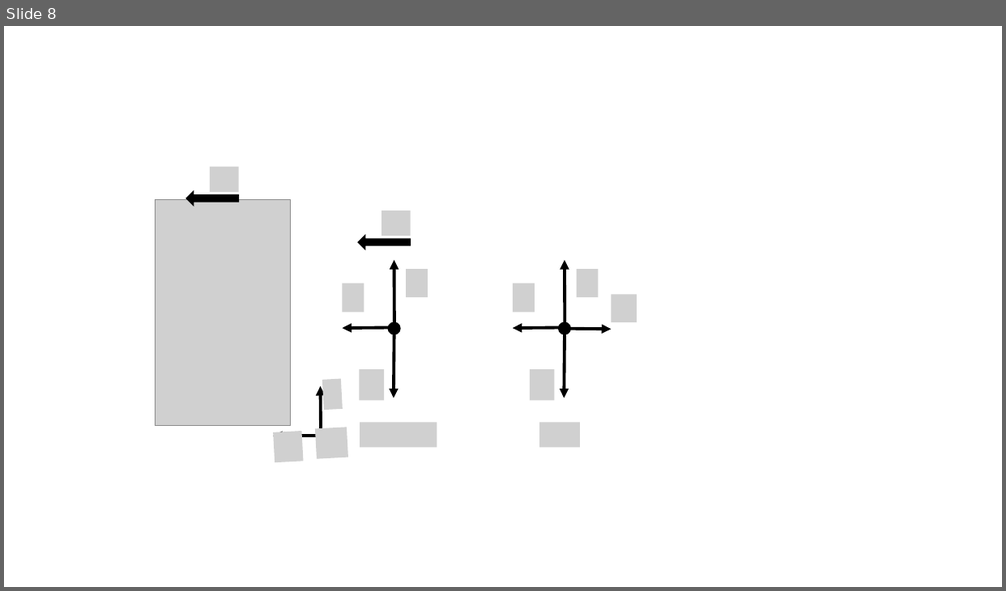
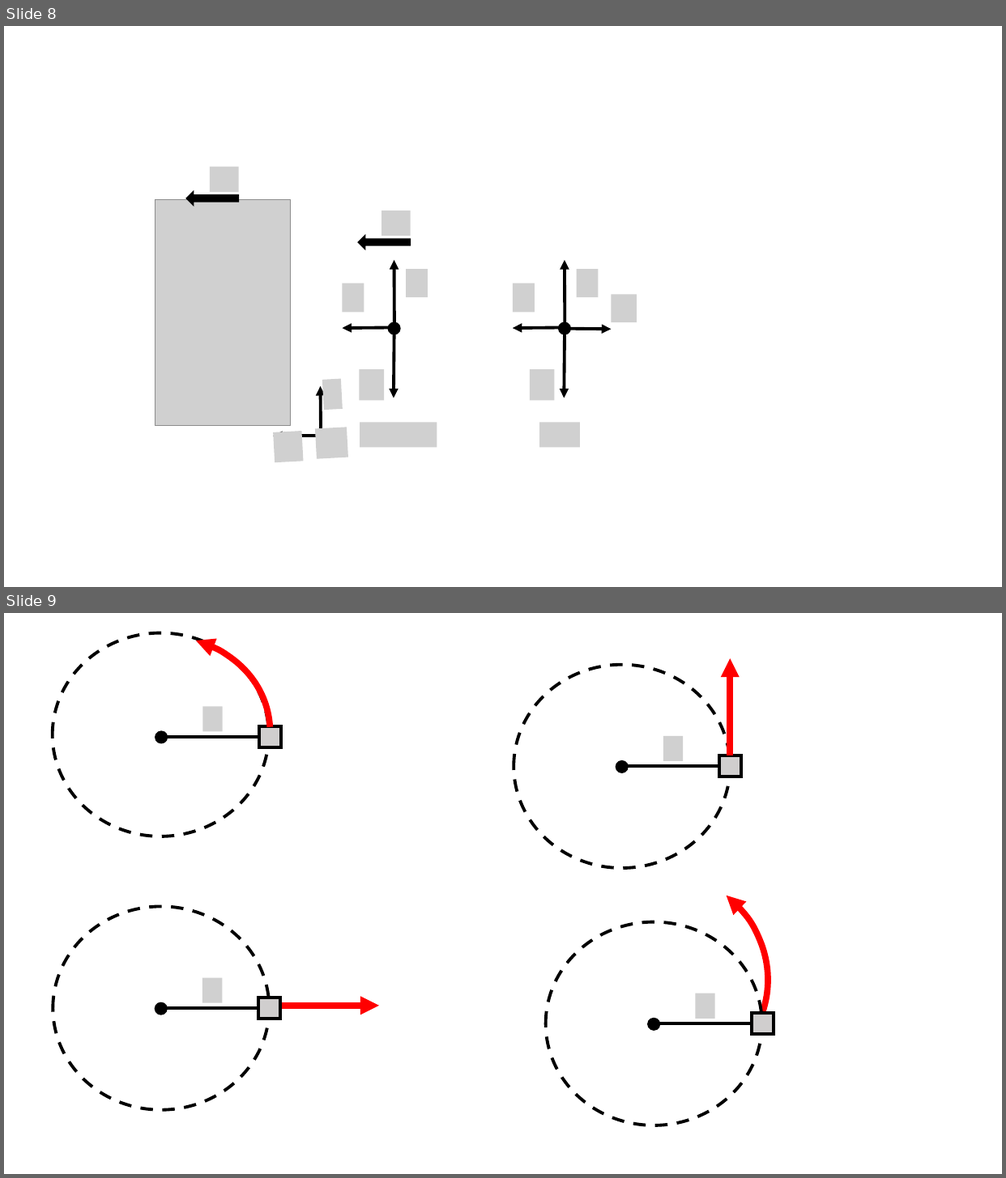
Before and after one commit to OSTP/PhysicsArtofModelling, a slide deck: tex/figures/ApplyingNewtonsLaws/Figures.pptx. Shown one above the other, each under a label of ours: slide 8 before the commit, slides 8 and 9 after it. The pictures are 1006x591 and 1006x1178 pixels, drawn with LibreOffice and Linux fonts; fonts in the diff are those of the drawing; grey boxes stand for pictures. Boxes give left, top, right and bottom in pixels: in the first picture for what was removed or moved away, otherwise in the second. Text is boxed around its words. In the diff, an @@ line names an element or a change of style, - is before the commit and + after.

```diff
--- a/tex/figures/ApplyingNewtonsLaws/Figures.pptx
+++ b/tex/figures/ApplyingNewtonsLaws/Figures.pptx
@@ slide 9 added at box(4, 613, 1002, 1174), background #FFFFFF @@
@@ group added at box(4, 613, 301, 896): 2 ellipses, 1 picture, 1 line, 1 rectangle, 1 arc (boxed as its full ellipse) @@
@@ group added at box(513, 658, 741, 868): 2 ellipses, 1 picture, 1 line, 1 rectangle, 1 arrow @@
@@ group added at box(53, 906, 379, 1110): 2 ellipses, 1 picture, 1 line, 1 rectangle, 1 arrow @@
@@ group added at box(513, 850, 785, 1126): 2 ellipses, 1 arc (boxed as its full ellipse), 1 picture, 1 line, 1 rectangle @@
```
Also in this commit, not shown: 1 other slide added, 5 other files.
